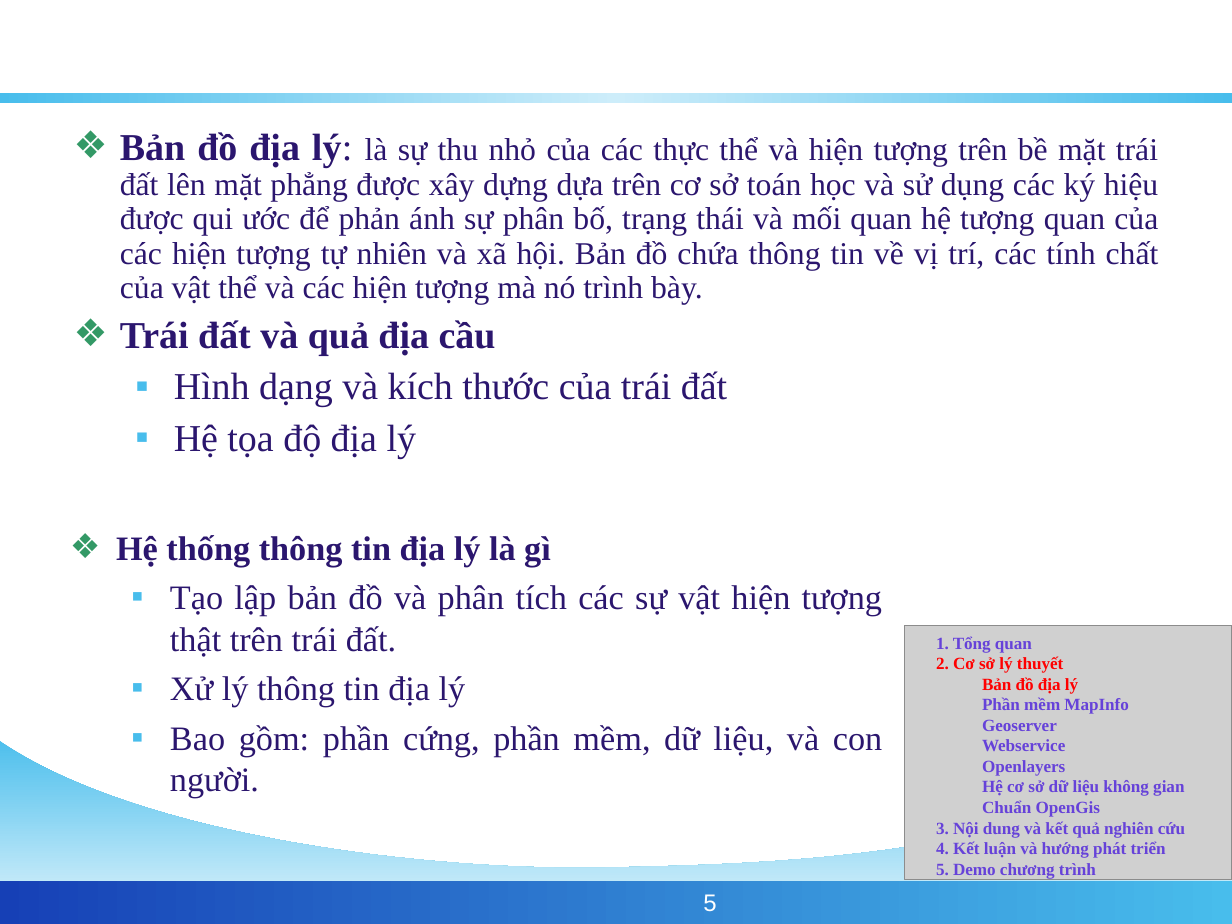
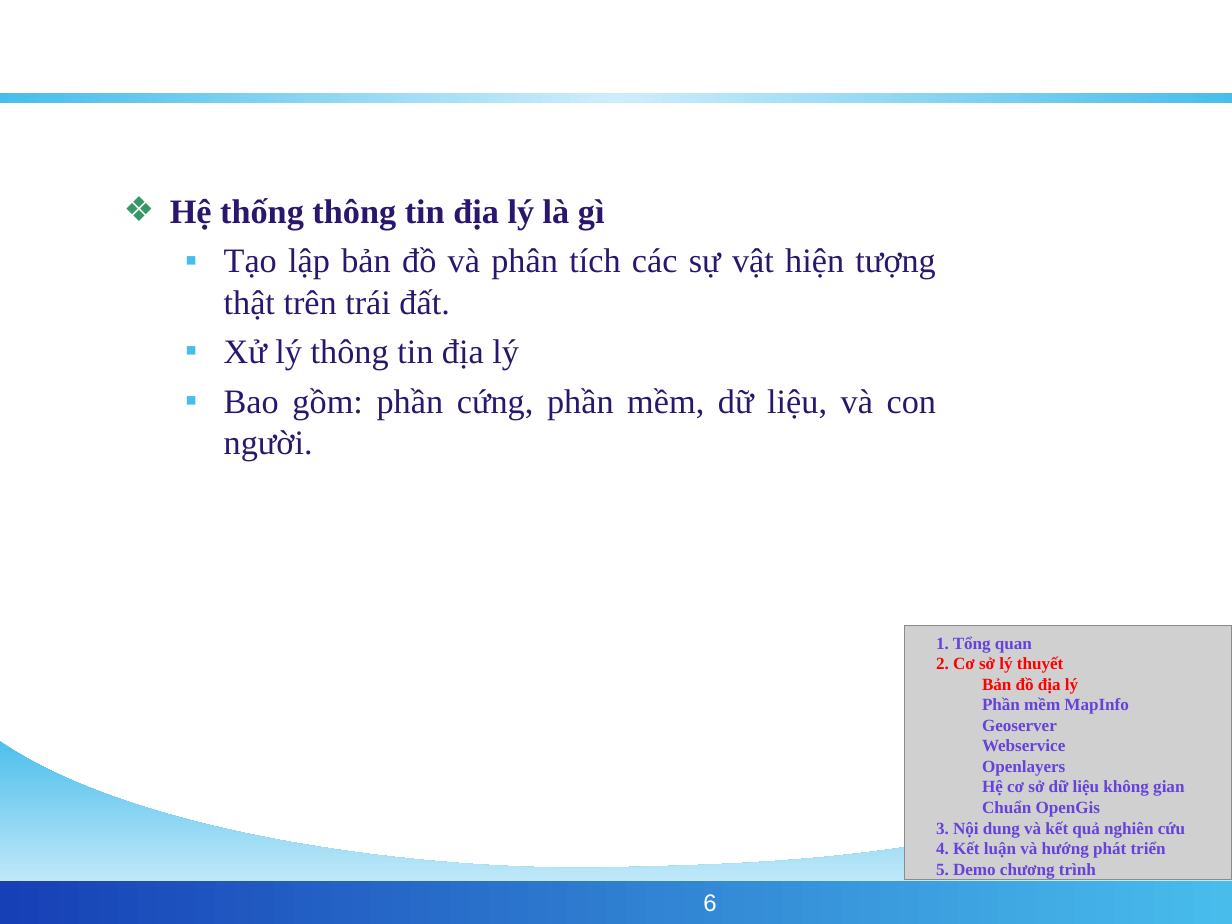
Before and after one commit to phamngsinh/cantho-webgis, a slide deck: slide 6 of Document/Bao Cao/BaoCaoLuanVan.ppt (slide 5 before the commit). Drawn at 1232x924 pixels with LibreOffice and Linux fonts; fonts in the diff are those of the drawing; grey boxes stand for pictures; background and template pictures are left out. Boxes give left, top, right and bottom in pixels: in the first picture for what was removed or moved away, otherwise in the second. Text is boxed around its words. In the diff, an @@ line names an element or a change of style, - is before the commit and + after.

```diff
--- a/Document/Bao Cao/BaoCaoLuanVan.ppt
+++ b/Document/Bao Cao/BaoCaoLuanVan.ppt
@@ text removed at box(120, 132, 1159, 458) @@
-❖ Bản đồ địa lý: là sự thu nhỏ của các thực thể và hiện tượng trên bề mặt trái đất lên mặt phẳng được xây dựng dựa trên cơ sở toán học và sử dụng các ký hiệu được qui ước để phản ánh sự phân bố, trạng thái và mối quan hệ tượng quan của các hiện tượng tự nhiên và xã hội. Bản đồ chứa thông tin về vị trí, các tính chất của vật thể và các hiện tượng mà nó trình bày.
-❖ Trái đất và quả địa cầu
-  ▪ Hình dạng và kích thước của trái đất
-  ▪ Hệ tọa độ địa lý
@@ text "Hệ thống thông tin địa ...": place and size @@
-text "Hệ thống thông tin địa ..." at box(116, 535, 882, 798)
+text "Hệ thống thông tin địa ..." at box(170, 198, 936, 461)
@@ page number at box(703, 894, 716, 912): text changed @@
-5
+6
```
Also in this commit, not shown: 3 other slides changed, 1 slide removed.
